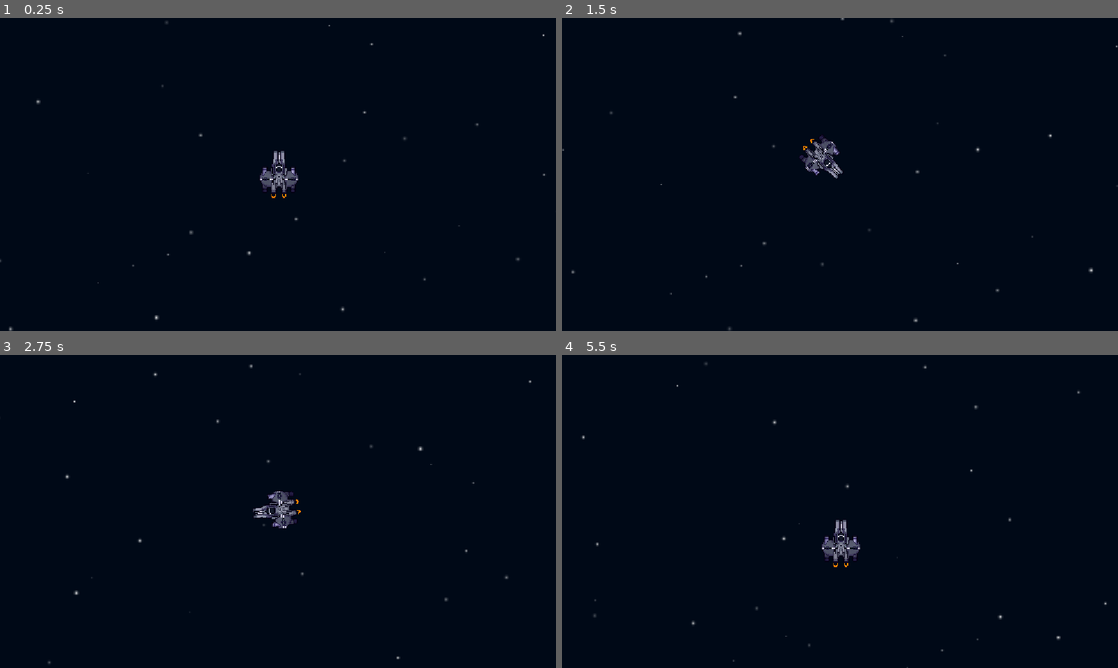
Above: before the commit, frames 1-4 (two rows, left to right).
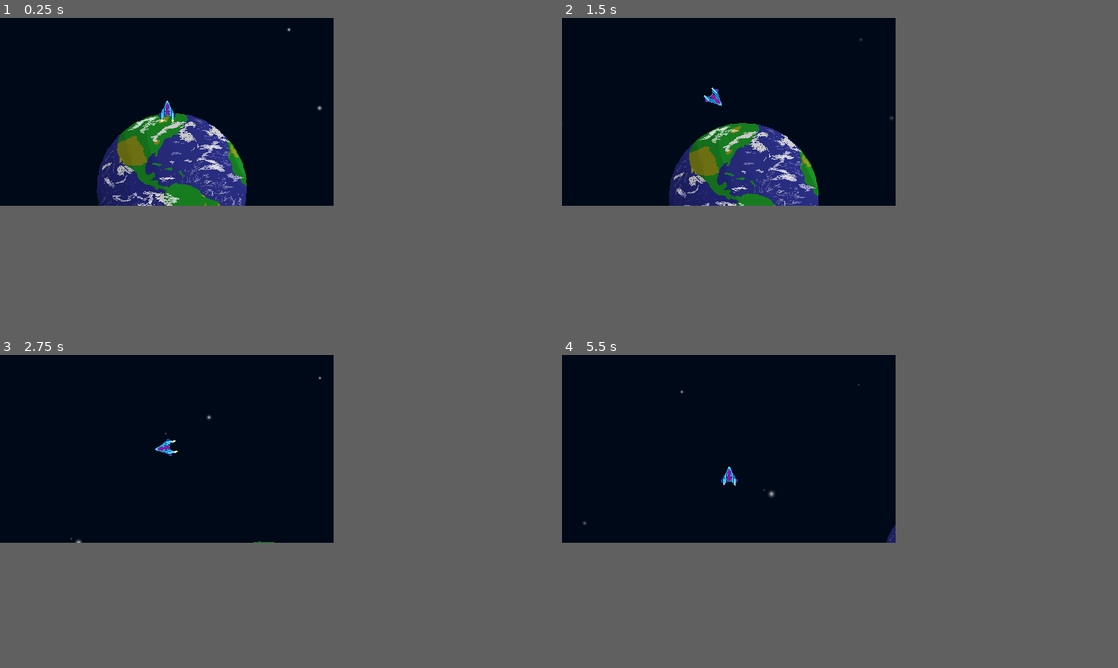
Above: after the commit, the same moments.

Repository: larissalvl/Space-game-godot
Game: Godot game, scene res://fase.tscn
Same seed, same stepped clock (60 frames per second), same inputs: the game is played once before the commit and once after it.
Inputs:
- Up to frame 1 (0.25 s): no input
- Up to frame 2 (1.5 s): hold Right (paraDireita) 0.53-1.28 s; hold Down (paraTras) from 1.28 s (still down)
- Up to frame 3 (2.75 s): release Down (paraTras) at 2.03 s; hold Right (paraDireita) from 2.03 s (still down)
- Up to frame 4 (5.5 s): release Right (paraDireita) at 2.78 s; hold Up (paraFrente) 2.78-3.53 s; hold Left (paraEsquerda) 3.53-5.03 s; hold Down (paraTras) from 5.03 s (still down)
The window is 800x450 before the commit and 480x270 after it. Grey fills any space a smaller window leaves; there, only what the larger window draws over its background counts as a difference.

The runs differ from the first frame. In frame 1, 7.2% of the frame differs, in the area x 0-98%, y 0-100%; in frame 2, 6.4%; in frame 3, 0.7%; in frame 4, 0.8%.

Commit message:
Adiconar marte e mercúrio com artes autorais, além de atualizar o sprite da Terra e da Nave para artes autorais.

Diff:
--- a/fase.tscn
+++ b/fase.tscn
@@ -2,18 +2,39 @@
 
 [ext_resource type="PackedScene" uid="uid://d1krcvbi30bie" path="res://nave.tscn" id="1_4o364"]
 [ext_resource type="Script" uid="uid://cagbl8w07tu4q" path="res://fundo.gd" id="1_ihpo2"]
+[ext_resource type="Script" uid="uid://c8s1svi6oy6e0" path="res://introCutScene.gd" id="1_udkue"]
+[ext_resource type="Texture2D" uid="uid://dvsctfwtb5g21" path="res://Terra-24be.png" id="3_qcukj"]
+[ext_resource type="Texture2D" uid="uid://dgvwr7147ro15" path="res://Marte-24bb.png" id="4_vyao0"]
+[ext_resource type="Texture2D" uid="uid://v8ra1pgvgvix" path="res://Mercúrio-24b2.png" id="5_mtfop"]
 
 [sub_resource type="SpriteFrames" id="SpriteFrames_ihpo2"]
 
-[node name="Fase" type="Node2D" unique_id=2069730291]
+[node name="introCutScene" type="Node2D" unique_id=2069730291]
+script = ExtResource("1_udkue")
 
-[node name="Fundo" type="Parallax2D" parent="." unique_id=1482744204]
+[node name="Background" type="Parallax2D" parent="." unique_id=1482744204]
 script = ExtResource("1_ihpo2")
 
-[node name="Estrelas" type="AnimatedSprite2D" parent="Fundo" unique_id=249931261]
+[node name="Estrelas" type="AnimatedSprite2D" parent="Background" unique_id=249931261]
 sprite_frames = SubResource("SpriteFrames_ihpo2")
 
-[node name="Nave" parent="." unique_id=639437660 instance=ExtResource("1_4o364")]
+[node name="Earth" type="Sprite2D" parent="." unique_id=895814719]
+position = Vector2(465.99997, 440)
+rotation = 0.050614547
+texture = ExtResource("3_qcukj")
 
-[node name="Camera2D" type="Camera2D" parent="Nave" unique_id=2041869731]
+[node name="Mars" type="Sprite2D" parent="." unique_id=1426290201]
+position = Vector2(6466, 558)
+scale = Vector2(0.53, 0.53)
+texture = ExtResource("4_vyao0")
+
+[node name="Mercury" type="Sprite2D" parent="." unique_id=684520471]
+position = Vector2(-6609, 356)
+scale = Vector2(0.38, 0.38)
+texture = ExtResource("5_mtfop")
+
+[node name="Ship" parent="." unique_id=639437660 instance=ExtResource("1_4o364")]
+position = Vector2(460, 336)
+
+[node name="Camera2D" type="Camera2D" parent="Ship" unique_id=2041869731]
 position_smoothing_enabled = true
--- /dev/null
+++ b/introCutScene.gd
@@ -0,0 +1,4 @@
+extends Node2D
+
+func _ready():
+	pass#$Ship.set_process(false)
--- a/nave.gd
+++ b/nave.gd
@@ -1,6 +1,6 @@
 extends CharacterBody2D
 
-var velNave = 400
+var velNave = 250
 var velAngular = PI
 
 func _ready():
--- a/nave.tscn
+++ b/nave.tscn
@@ -1,21 +1,25 @@
 [gd_scene format=3 uid="uid://d1krcvbi30bie"]
 
-[ext_resource type="Texture2D" uid="uid://ctf4imfoqxanc" path="res://nave_frame_0 (1).png" id="1_j1vys"]
 [ext_resource type="Script" uid="uid://xdxei8ob88fq" path="res://nave.gd" id="1_jemat"]
-[ext_resource type="Texture2D" uid="uid://fvo3irdiscpn" path="res://nave_frame_2 (1).png" id="2_jemat"]
-[ext_resource type="Texture2D" uid="uid://crw8krggl8nl6" path="res://nave_frame_1 (1).png" id="3_53dx7"]
+[ext_resource type="Texture2D" uid="uid://umgyddx371j3" path="res://Nave_0.png" id="2_53dx7"]
+[ext_resource type="Texture2D" uid="uid://c80ksgoetrolv" path="res://Nave_1.png" id="3_6rt8y"]
+[ext_resource type="Texture2D" uid="uid://io3nsbng7670" path="res://Nave_3.png" id="4_1poy6"]
+[ext_resource type="Texture2D" uid="uid://cxv281uoju7f3" path="res://Nave_2.png" id="5_xqbh8"]
 
 [sub_resource type="SpriteFrames" id="SpriteFrames_gxb6x"]
 animations = [{
 "frames": [{
 "duration": 1.0,
-"texture": ExtResource("1_j1vys")
+"texture": ExtResource("2_53dx7")
 }, {
 "duration": 1.0,
-"texture": ExtResource("2_jemat")
+"texture": ExtResource("3_6rt8y")
 }, {
 "duration": 1.0,
-"texture": ExtResource("3_53dx7")
+"texture": ExtResource("4_1poy6")
+}, {
+"duration": 1.0,
+"texture": ExtResource("5_xqbh8")
 }],
 "loop": 1,
 "name": &"nave",
@@ -34,7 +38,7 @@
 sprite_frames = SubResource("SpriteFrames_gxb6x")
 animation = &"nave"
 autoplay = "nave"
-frame_progress = 0.50678056
+frame_progress = 0.9821299
 
 [node name="CollisionShape2D" type="CollisionShape2D" parent="." unique_id=1492638287]
 position = Vector2(0.99998975, 1)
--- a/project.godot
+++ b/project.godot
@@ -17,6 +17,9 @@
 
 [display]
 
+window/size/viewport_width=480
+window/size/viewport_height=270
+window/size/mode=3
 window/stretch/mode="canvas_items"
 
 [input]
@@ -52,7 +55,9 @@
 
 [rendering]
 
+textures/canvas_textures/default_texture_filter=0
 rendering_device/driver.windows="d3d12"
 renderer/rendering_method="gl_compatibility"
 renderer/rendering_method.mobile="gl_compatibility"
 environment/defaults/default_clear_color=Color(0, 0.035572484, 0.08855953, 1)
+textures/basis_universal/zstd_supercompression=false
Binary file added: Marte-24bb.png
Not shown, added: Marte-24bb.png.import
Binary file added: Mercúrio-24b2.png
Not shown, added: Mercúrio-24b2.png.import
Binary file added: Nave-2315/12233E0C-E792-4E68-9B66-BB9883913FA2/Nave_00.png
Not shown, added: Nave-2315/12233E0C-E792-4E68-9B66-BB9883913FA2/Nave_00.png.import
Binary file added: Nave-2315/12233E0C-E792-4E68-9B66-BB9883913FA2/Nave_01.png
Not shown, added: Nave-2315/12233E0C-E792-4E68-9B66-BB9883913FA2/Nave_01.png.import
Binary file added: Nave-Lari/588917DC-DA26-458E-B6F1-676EE46B9872/Nave_0.png
Not shown, added: Nave-Lari/588917DC-DA26-458E-B6F1-676EE46B9872/Nave_0.png.import
Binary file added: Nave-Lari/588917DC-DA26-458E-B6F1-676EE46B9872/Nave_1.png
Not shown, added: Nave-Lari/588917DC-DA26-458E-B6F1-676EE46B9872/Nave_1.png.import
(and 31 more such lines)
